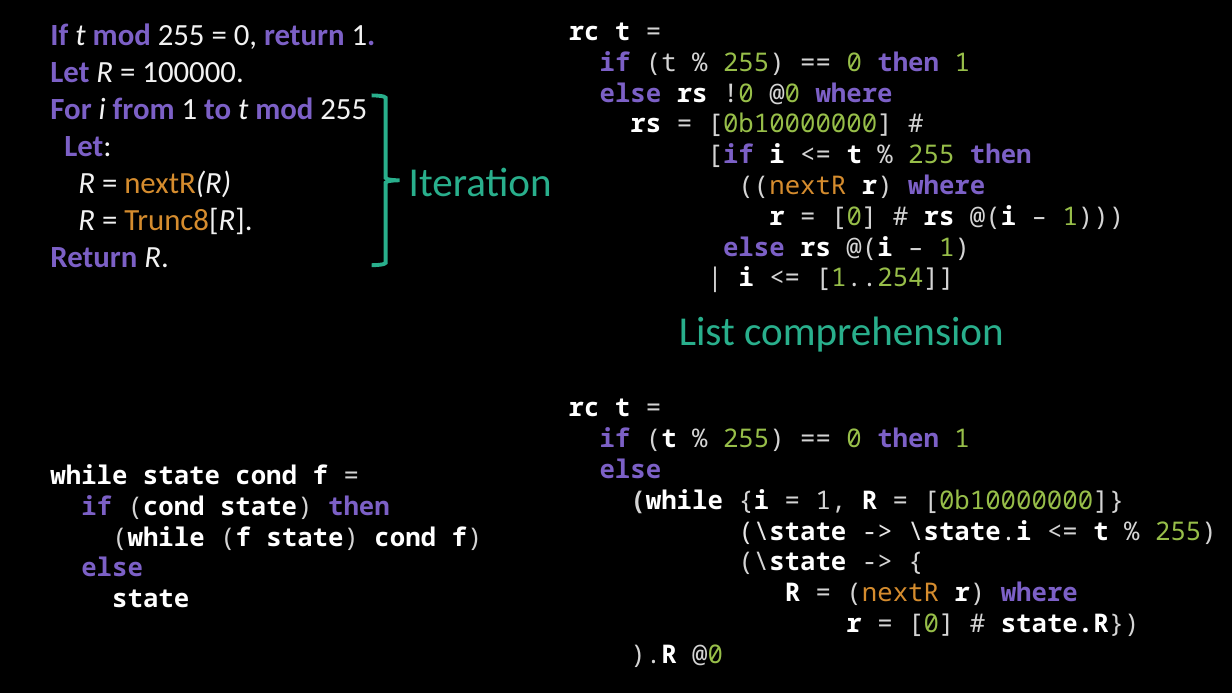
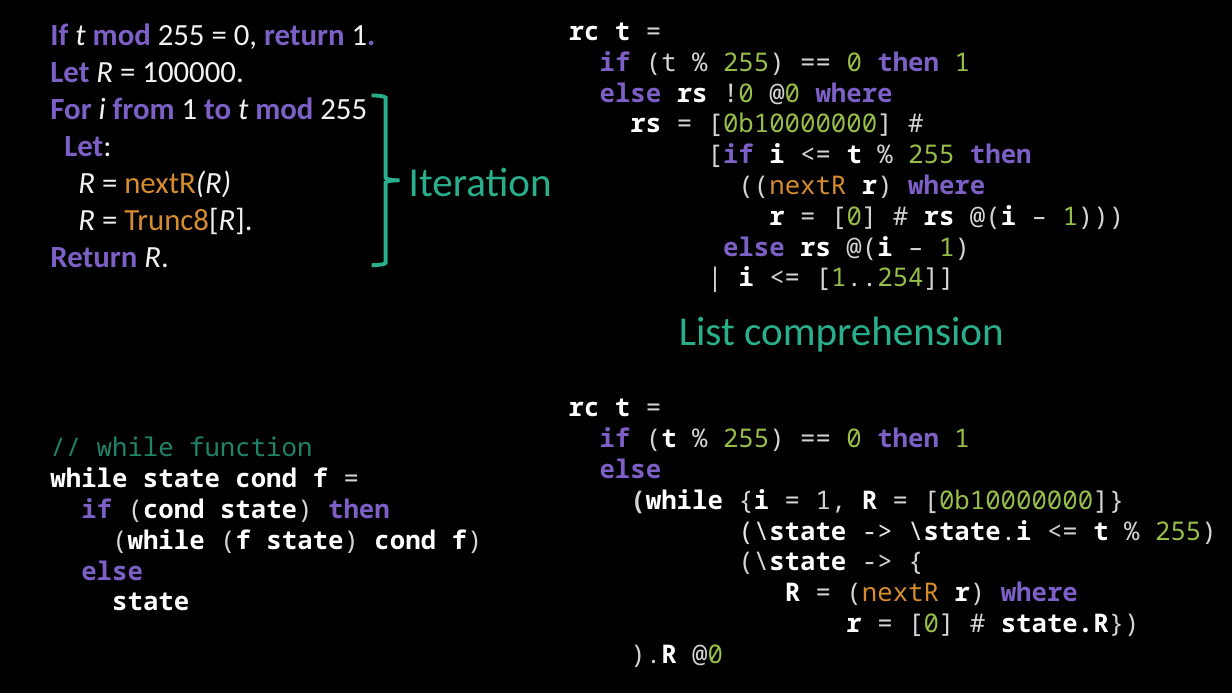
Before and after one commit to ericmercer/sha3-verification, a slide deck: slide 11 of presentation/SPIN2022.pptx. Drawn at 1232x693 pixels with LibreOffice and Linux fonts; fonts in the diff are those of the drawing. Boxes give left, top, right and bottom in pixels: in the first picture for what was removed or moved away, otherwise in the second. Text is boxed around its words. In the diff, an @@ line names an element or a change of style, - is before the commit and + after.

```diff
--- a/presentation/SPIN2022.pptx
+++ b/presentation/SPIN2022.pptx
@@ text "// while function": place and size @@
-text "// while function" at (50, 464, 483, 608)
+text "// while function" at (50, 436, 483, 611)
@@ text at (97, 436, 312, 456): paragraph added @@
+// while function
```
Also in this commit, not shown: 3 other slides changed, 1 slide added.
